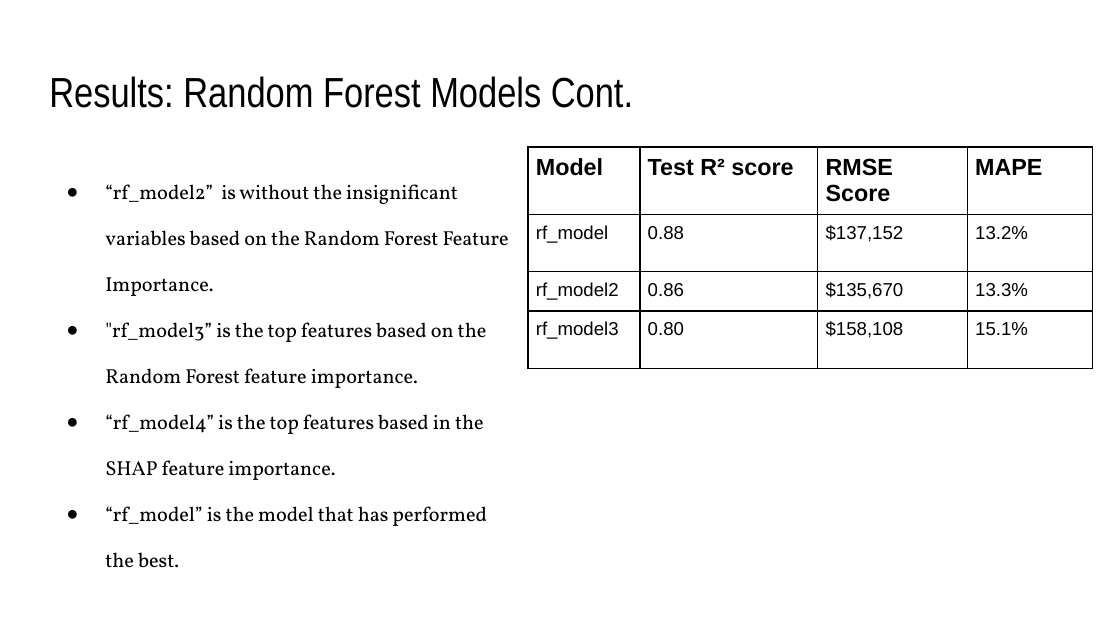
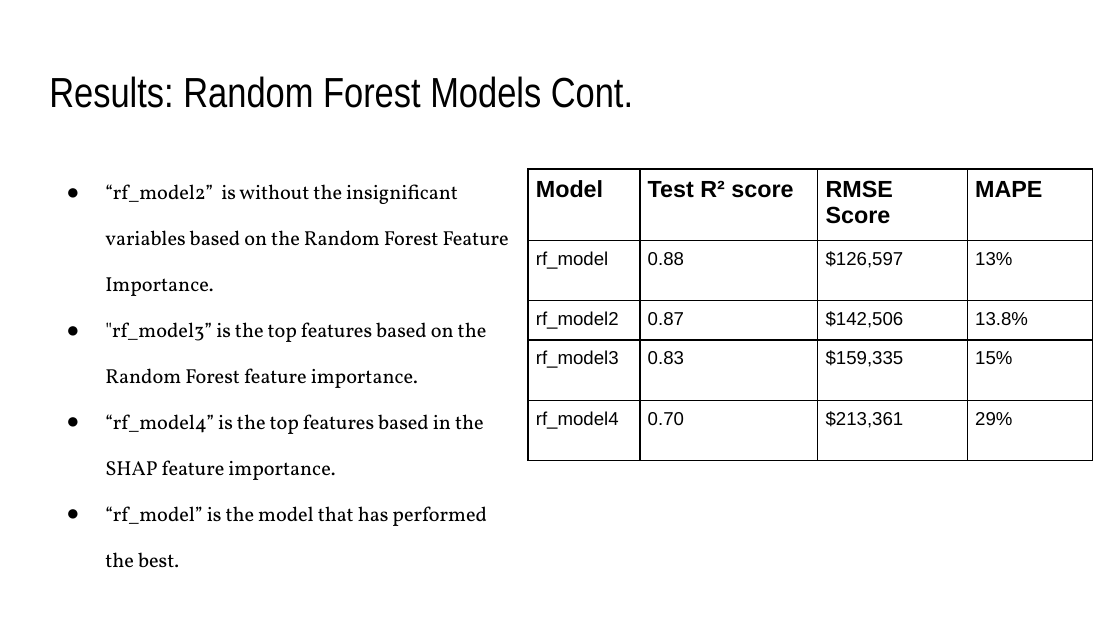
Before and after one commit to KierraDangerfield/Predicting-King-County-House-Prices, a slide deck: slide 21 of Reports/Predicting King County House Prices.pptx (slide 16 before the commit). Drawn at 1120x630 pixels with LibreOffice and Linux fonts; fonts in the diff are those of the drawing. Boxes give left, top, right and bottom in pixels: in the first picture for what was removed or moved away, otherwise in the second. Text is boxed around its words. In the diff, an @@ line names an element or a change of style, - is before the commit and + after.

```diff
--- a/Reports/Predicting King County House Prices.pptx
+++ b/Reports/Predicting King County House Prices.pptx
@@ text "“rf_model2” is without the insignificant ..." rewrapped from (x1=105, y1=230, x2=509, y2=568) to (x1=105, y1=184, x2=509, y2=568) @@
@@ table at (x1=529, y1=169, x2=1094, y2=536) @@
-row 2: rf_model | 0.88 | $137,152 | 13.2%
-row 3: rf_model2 | 0.86 | $135,670 | 13.3%
-row 4: rf_model3 | 0.80 | $158,108 | 15.1%
+row 2: rf_model | 0.88 | $126,597 | 13%
+row 3: rf_model2 | 0.87 | $142,506 | 13.8%
+row 4: rf_model3 | 0.83 | $159,335 | 15%
+row 5: rf_model4 | 0.70 | $213,361 | 29%
@@ table resized from (x1=529, y1=147, x2=1094, y2=379) to (x1=529, y1=169, x2=1094, y2=536) @@
```
Also in this commit, not shown: 8 other slides changed, 6 slides added, 4 other files.
